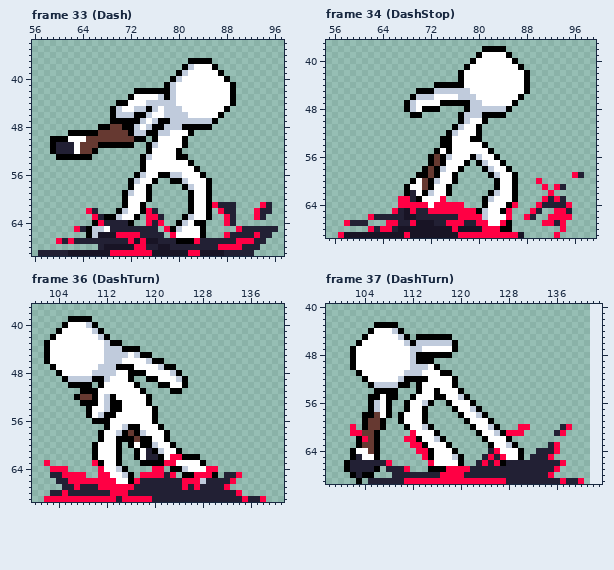
One commit to this pixel-art file: sprites/Brush.ase. The picture above is the old version.
98x50 pixels, 89 frames. Shown: frame 33 (Dash): x 56..97, y 34..69; frame 34 (DashStop): x 55..99, y 37..69; frame 36 (DashTurn): x 100..141, y 37..69; frame 37 (DashTurn): x 98..143, y 40..69. The old version is drawn lined up with the new one, on the new canvas. The commit also changed other frames, which this record leaves out.
The same view after the edit:
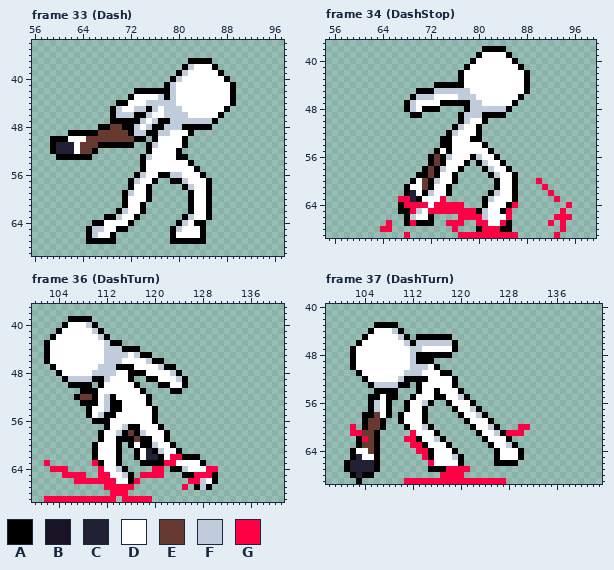
Palette (. is transparent): A #000000  B #181425  C #222034  D #ffffff  E #663931  F #c0cbdc  G #ff0044
Edits made:
canvas 98x50 -> 159x70, the old top-left corner now at 44,20
Changed rows in their new state; - is an unchanged pixel.
Frame 33 (Dash):
first column x 57:
61 -----------------------------....----..-
62 --------..--------..----------...---...-
63 ---------..-------...----------..---..--
64 ----------ADDDD---...----------..-------
65 ------..----DAA.....-.-----------.......
66 ----------DDA........-A--------........-
67 ---.....AAAAA.........A---AA..........--
68 ----------...........................---
69 ....................................----
Frame 34 (DashStop):
first column x 57:
59 ---------------------------------------..
61 ------------------------------------..---
63 ----------------------------------..-.---
64 ----------A----------------------.....---
65 ---------.AA-FD-----------------..--.-.--
66 -----......AFDDA....-----------..--.-----
67 -....----..A-AAA..---..-----------.-.----
68 -----..--..........-...A-----------------
69 ...........-........----------.----------
Frame 36 (DashTurn):
first column x 103:
65 ..-----------------..--------...----
66 -...-----------........---DA...-----
67 --.......-----........-.AFA...------
68 ..........---...................----
69 -----------.-----...................
Frame 37 (DashTurn):
first column x 105:
60 --------------------------------..--
61 -------------------------------..---
63 ------------------------------..----
64 --------------------.A------....----
65 -------------------..AD----....-----
66 -A..--------------...A-AA........---
67 ---....----------...............----
68 ----........----...............-----
69 ......-----------------.............
Pixel boxes of the changes (left, top, right, bottom) in both pictures:
changed: (38, 202, 278, 256)
erased: (518, 172, 584, 238)
changed: (338, 202, 482, 238)
changed: (50, 472, 266, 502)
changed: (368, 424, 584, 484)
